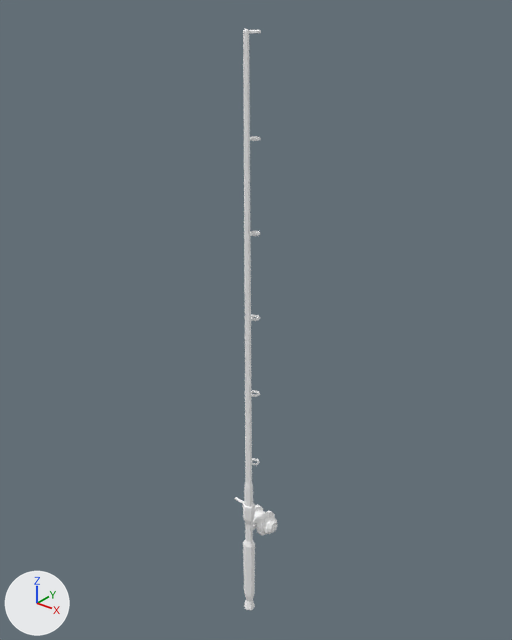
What one commit did to the glTF model frontend/assets/models3d/packs/quaternius-fbx/fishing_rod_lvl4.glb.
Rendered twice from a 50 mm lens placed at (1.127, -1.373, 1.776), pointed at (-0.048, 0.097, 0.865). The lights are fixed; the arrows at lower left show +X, +Y and +Z. The older version comes first. Where no turn or scale is listed for an object, it has been applied to the vertices.

The first picture shows 'FishingRod_Lvl4'.
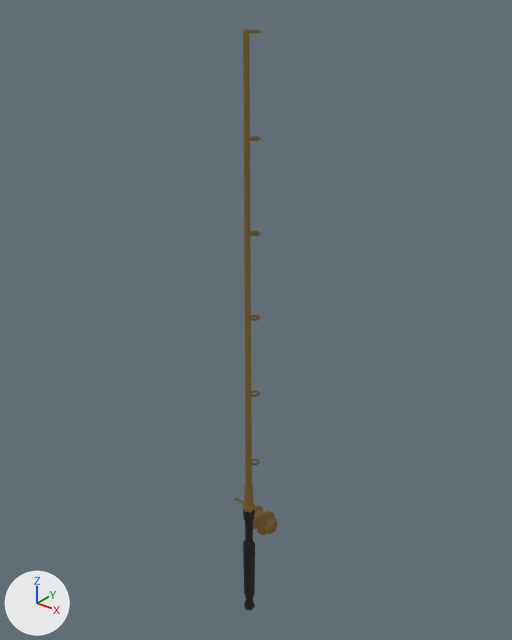
What differs and where, as boxes (x1, y1, x2, y2) in the pictures (512 x 640 px):
'FishingRod_Lvl4', recoloured, surface changed (white to brown): (235, 29, 277, 610) in both

What the commit changed:
Material 'Material_0' (mat_material_0) changes colour from white #ffffff to black #080808; in linear values from (1.0, 1.0, 1.0) to (0.00256, 0.00256, 0.00256).
Material 'Material_1' (mat_material_1) changes colour from white #ffffff to brown #4b3a17; in linear values from (1.0, 1.0, 1.0) to (0.0711, 0.042, 0.0087).
In material 'Material_1' (mat_material_1), emission_strength is now set to 1.0.
In material 'Material_1' (mat_material_1), emission_color is now set to (0.0711, 0.042, 0.0087), brown #4b3a17.
